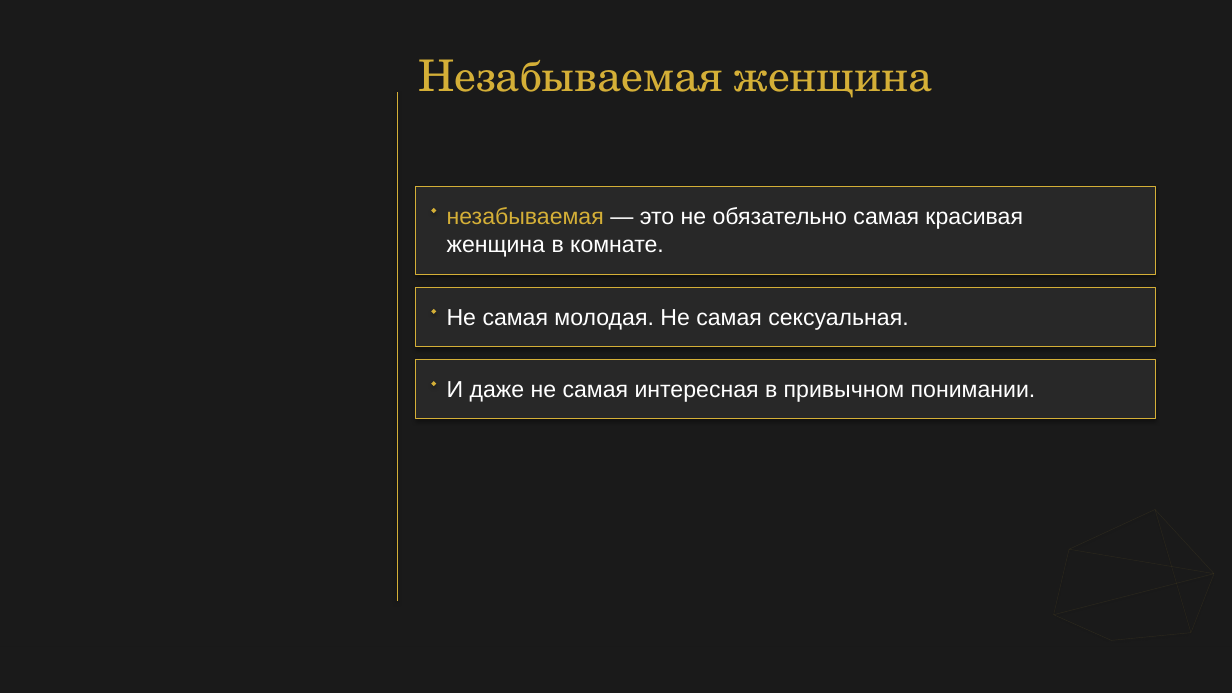
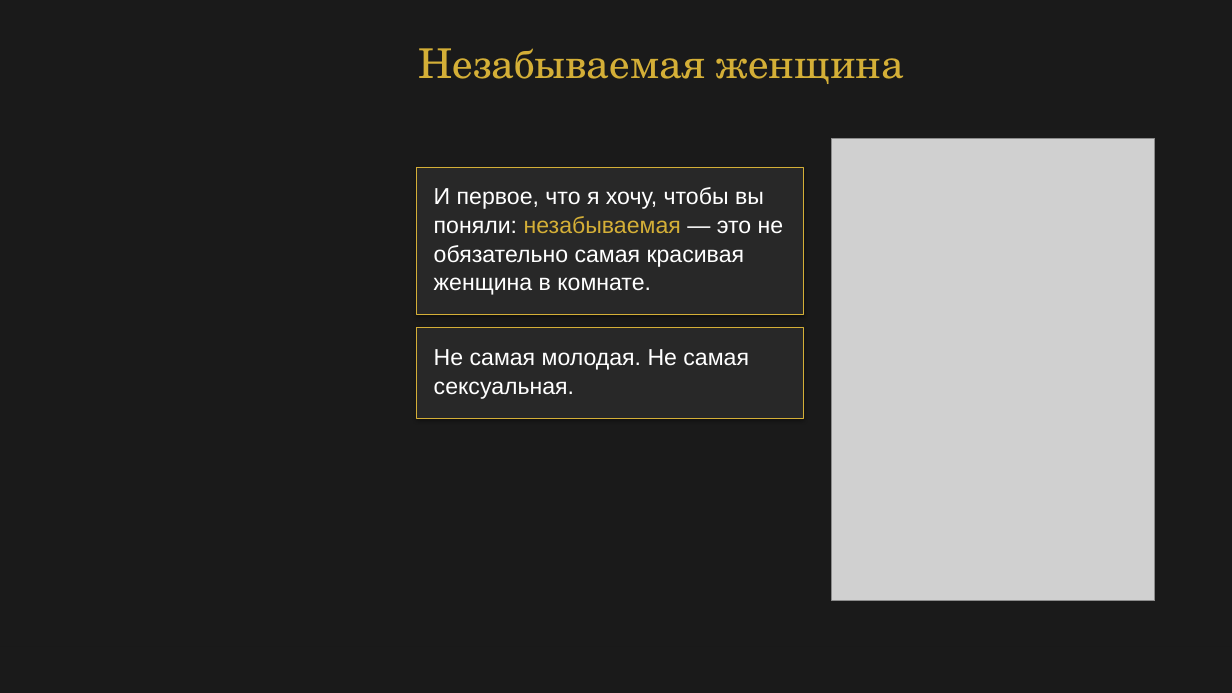
Before and after one commit to babylonofkommod-ai/-, a slide deck: slide 2 of Ваш Кристалл незабываемости.pptx. Drawn at 1232x693 pixels with LibreOffice and Linux fonts; fonts in the diff are those of the drawing; grey boxes stand for pictures. Boxes give left, top, right and bottom in pixels: in the first picture for what was removed or moved away, otherwise in the second. Text is boxed around its words. In the diff, an @@ line names an element or a change of style, - is before the commit and + after.

```diff
--- a/Ваш Кристалл незабываемости.pptx
+++ b/Ваш Кристалл незабываемости.pptx
@@ text "Незабываемая женщина": place and size @@
-text "Незабываемая женщина" at <box>418,59,933,98</box>
+text "Незабываемая женщина" at <box>418,48,904,84</box>
@@ text "Незабываемая женщина" at <box>418,48,904,84</box>: size 34 to 32 pt; line spacing 42.2pt to 39.7pt @@
@@ line removed from (397, 92) to (397, 601) @@
@@ picture added at <box>832,139,1155,601</box> @@
@@ rectangle: place and size @@
-rectangle at <box>416,186,1155,274</box>
+rectangle at <box>417,167,804,315</box>
@@ text "И первое, что я хочу, ...": place and size @@
-text "И первое, что я хочу, ..." at <box>447,207,1023,257</box>
+text "И первое, что я хочу, ..." at <box>434,187,784,295</box>
@@ diamond removed at <box>432,208,437,213</box> @@
@@ text at <box>434,187,784,267</box>: text changed @@
-незабываемая — это не обязательно самая красивая
+И первое, что я хочу, чтобы вы
+поняли: незабываемая — это не
+обязательно самая красивая
@@ rectangle removed at <box>416,287,1155,347</box> @@
@@ rectangle: place and size @@
-rectangle at <box>416,360,1155,419</box>
+rectangle at <box>417,328,804,419</box>
@@ diamond removed at <box>432,309,437,314</box> @@
@@ text at <box>434,349,749,399</box>: text changed @@
-Не самая молодая. Не самая сексуальная.
+Не самая молодая. Не самая
+сексуальная.
@@ diamond removed at <box>432,381,437,386</box> @@
@@ text removed at <box>447,381,1036,402</box> @@
-И даже не самая интересная в привычном понимании.
@@ line removed from (1069, 549) to (1155, 509) @@
@@ line removed from (1155, 509) to (1214, 574) @@
@@ line removed from (1155, 509) to (1191, 633) @@
@@ line removed from (1054, 615) to (1069, 549) @@
@@ line removed from (1069, 549) to (1214, 574) @@
@@ line removed from (1214, 574) to (1054, 615) @@
```
Also in this commit, not shown: 12 other slides changed, 9 slides added, 3 slides removed, 9 other files.
